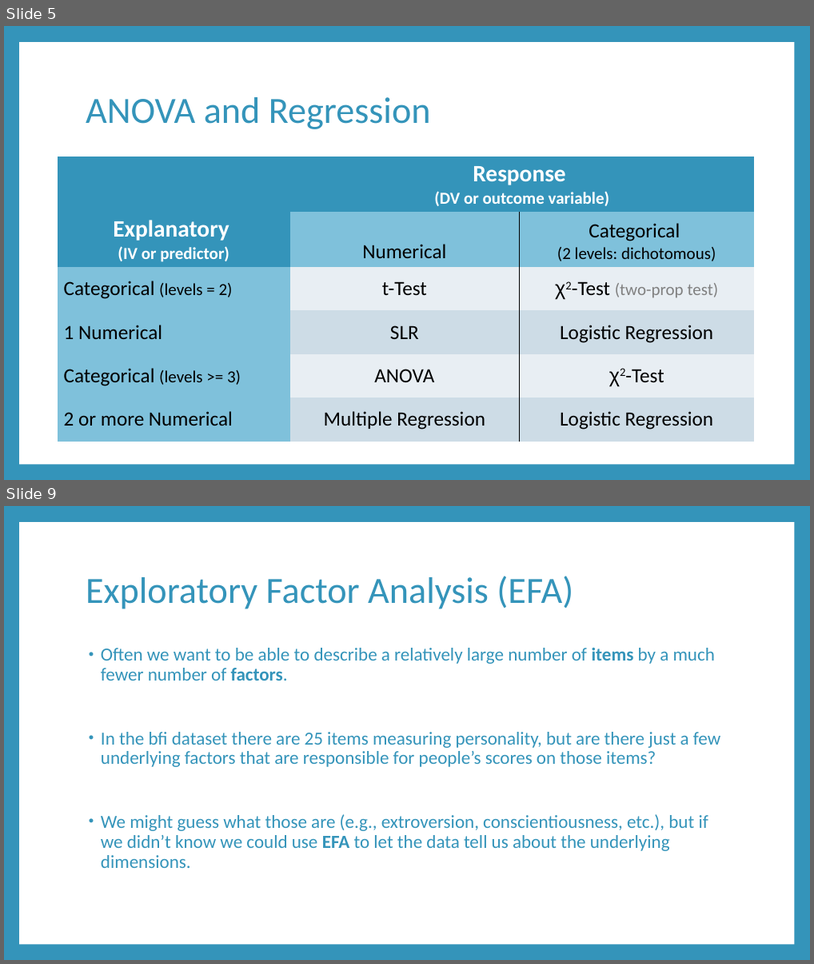
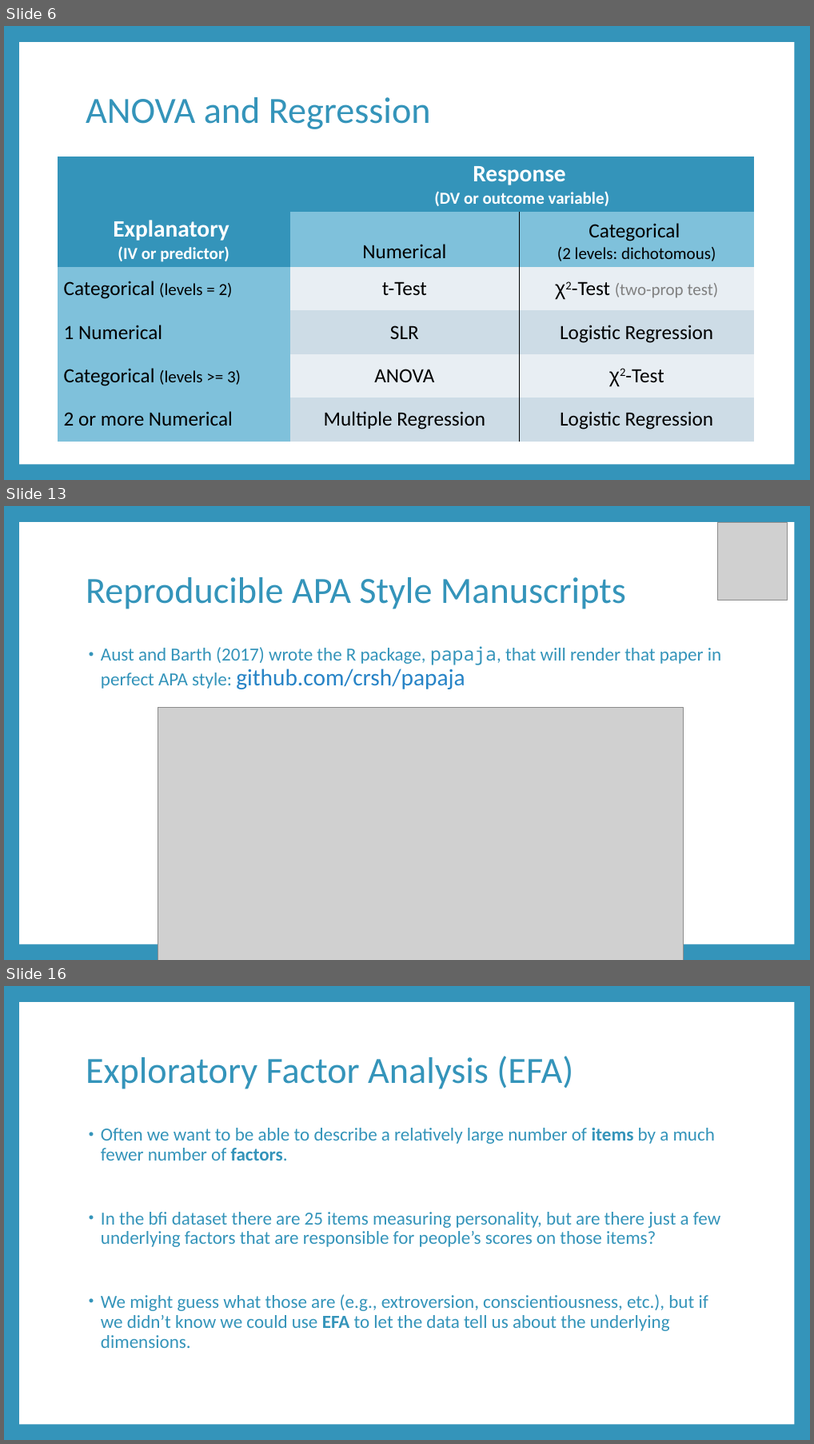
Before and after one commit to RandiLGarcia/datic-intro-to-r, a slide deck: docs/Day 2 Slides.pptx. Shown one above the other, each under a label of ours: slides 5 and 9 before the commit, slides 6, 13 and 16 after it; the slides between them are not shown. The pictures are 814x964 and 814x1444 pixels, drawn with LibreOffice and Linux fonts; fonts in the diff are those of the drawing; grey boxes stand for pictures. Boxes give left, top, right and bottom in pixels: in the first picture for what was removed or moved away, otherwise in the second. Text is boxed around its words. In the diff, an @@ line names an element or a change of style, - is before the commit and + after.

```diff
--- a/docs/Day 2 Slides.pptx
+++ b/docs/Day 2 Slides.pptx
@@ slide 13 added at [4, 506, 810, 960], background #3494BA; not listed: 1 template element that a slide beside it also shows @@
@@ picture added at [718, 522, 788, 600] @@
@@ title added at [86, 577, 626, 609], 44 pt, text #3494BA @@
+Reproducible APA Style Manuscripts
@@ text added at [101, 646, 722, 689], 22 pt, text #3494BA @@
+• Aust and Barth (2017) wrote the R package, papaja, that will render that paper in perfect APA style: github.com/crsh/papaja
@@ picture added at [158, 708, 684, 960] @@
@@ what was slide 5 is now slide 6 @@
@@ what was slide 9 is now slide 16 @@
```
Also in this commit, not shown: 10 slides changed, 8 other slides added, 1 slide removed, 58 other files.
